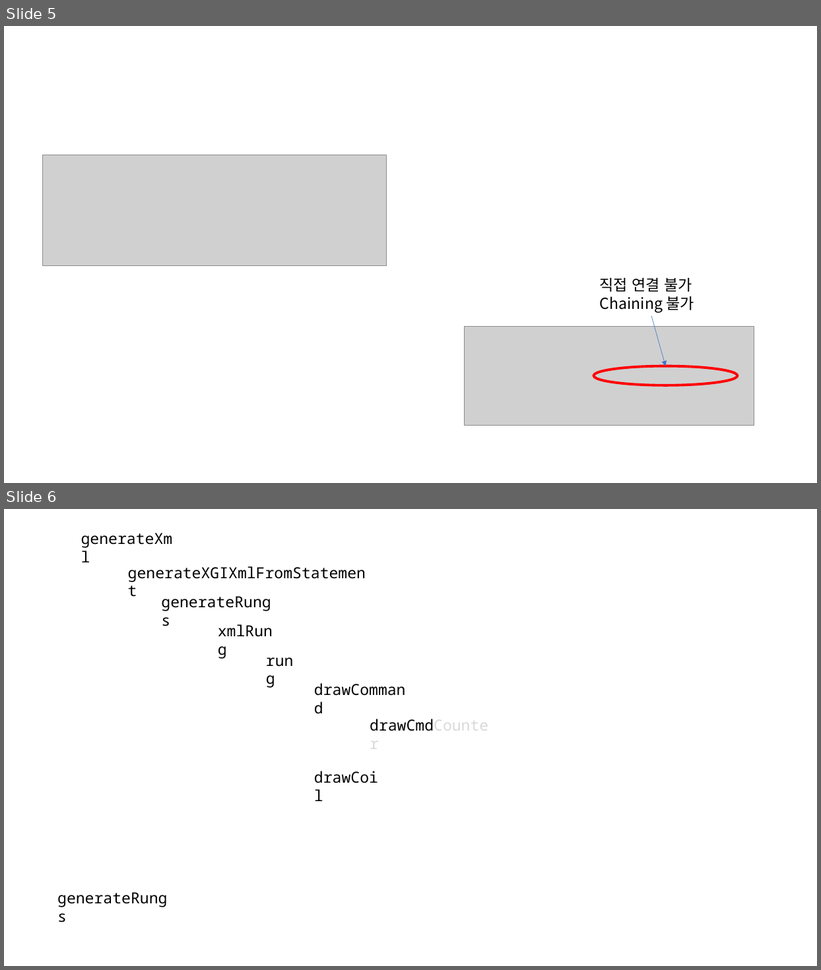
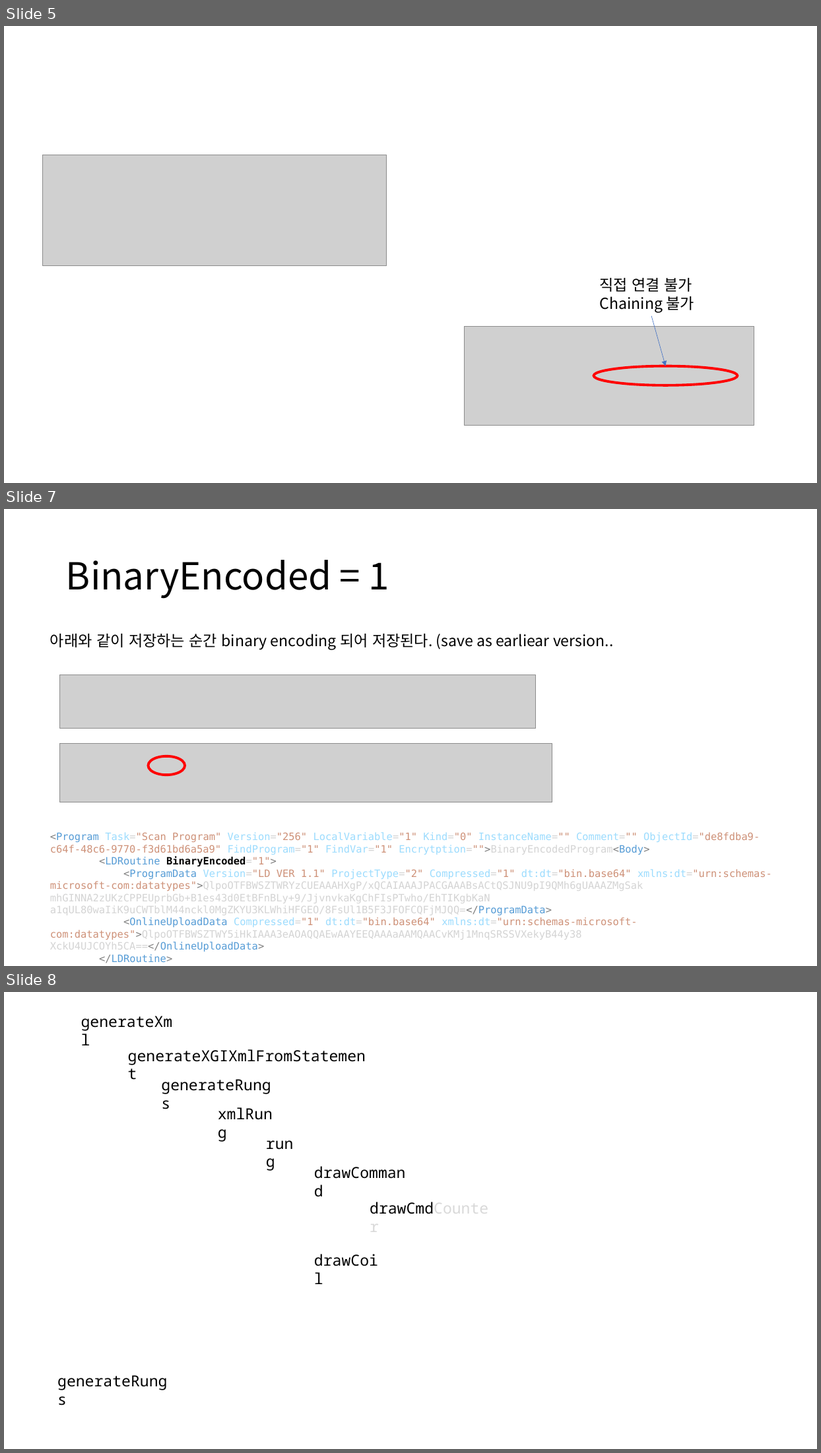
Before and after one commit to DualsoftDev/ds, a slide deck: DsDotNet/src/PLC/PLC.CodeGen.LSXGI/Documents/XgiLadder.pptx. Shown one above the other, each under a label of ours: slides 5 and 6 before the commit, slides 5, 7 and 8 after it; the slides between them are not shown. The pictures are 821x970 and 821x1453 pixels, drawn with LibreOffice and Linux fonts; fonts in the diff are those of the drawing; grey boxes stand for pictures. Boxes give left, top, right and bottom in pixels: in the first picture for what was removed or moved away, otherwise in the second. Text is boxed around its words. In the diff, an @@ line names an element or a change of style, - is before the commit and + after.

```diff
--- a/DsDotNet/src/PLC/PLC.CodeGen.LSXGI/Documents/XgiLadder.pptx
+++ b/DsDotNet/src/PLC/PLC.CodeGen.LSXGI/Documents/XgiLadder.pptx
@@ slide 7 added at (x1=4, y1=509, x2=817, y2=966), background #FFFFFF @@
@@ title added at (x1=66, y1=560, x2=389, y2=599), 44 pt, text #000000 @@
+BinaryEncoded = 1
@@ text added at (x1=50, y1=634, x2=614, y2=650), 18 pt, text #000000 @@
+아래와 같이 저장하는 순간 binary encoding 되어 저장된다. (save as earliear version..
@@ picture added at (x1=60, y1=675, x2=536, y2=729) @@
@@ picture added at (x1=60, y1=744, x2=552, y2=803) @@
@@ ellipse added at (x1=148, y1=757, x2=185, y2=776), outline #FF0000 3 pt @@
@@ text added at (x1=50, y1=832, x2=772, y2=964), 12 pt, text #D4D4D4 @@
+<Program Task="Scan Program" Version="256" LocalVariable="1" Kind="0" InstanceName="" Comment="" ObjectId="de8fdba9-c64f-48c6-9770-f3d61bd6a5a9" FindProgram="1" FindVar="1" Encrytption="">BinaryEncodedProgram<Body>
+<LDRoutine BinaryEncoded="1">
+<ProgramData Version="LD VER 1.1" ProjectType="2" Compressed="1" dt:dt="bin.base64" xmlns:dt="urn:schemas-microsoft-com:datatypes">QlpoOTFBWSZTWRYzCUEAAAHXgP/xQCAIAAAJPACGAAABsACtQSJNU9pI9QMh6gUAAAZMgSak
+mhGINNA2zUKzCPPEUprbGb+B1es43d0EtBFnBLy+9/JjvnvkaKgChFIsPTwho/EhTIKgbKaN
+a1qUL80waIiK9uCWTblM44nckl0MgZKYU3KLWhiHFGEO/8FsUl1B5F3JFOFCQFjMJQQ=</ProgramData>
+<OnlineUploadData Compressed="1" dt:dt="bin.base64" xmlns:dt="urn:schemas-microsoft-com:datatypes">QlpoOTFBWSZTWY5iHkIAAA3eAOAQQAEwAAYEEQAAAaAAMQAACvKMj1MnqSRSSVXekyB44y38
+XckU4UJCOYh5CA==</OnlineUploadData>
+</LDRoutine>
+</Body>
@@ what was slide 6 is now slide 8 @@
```
Also in this commit, not shown: 1 other slide added, 4 other files.
